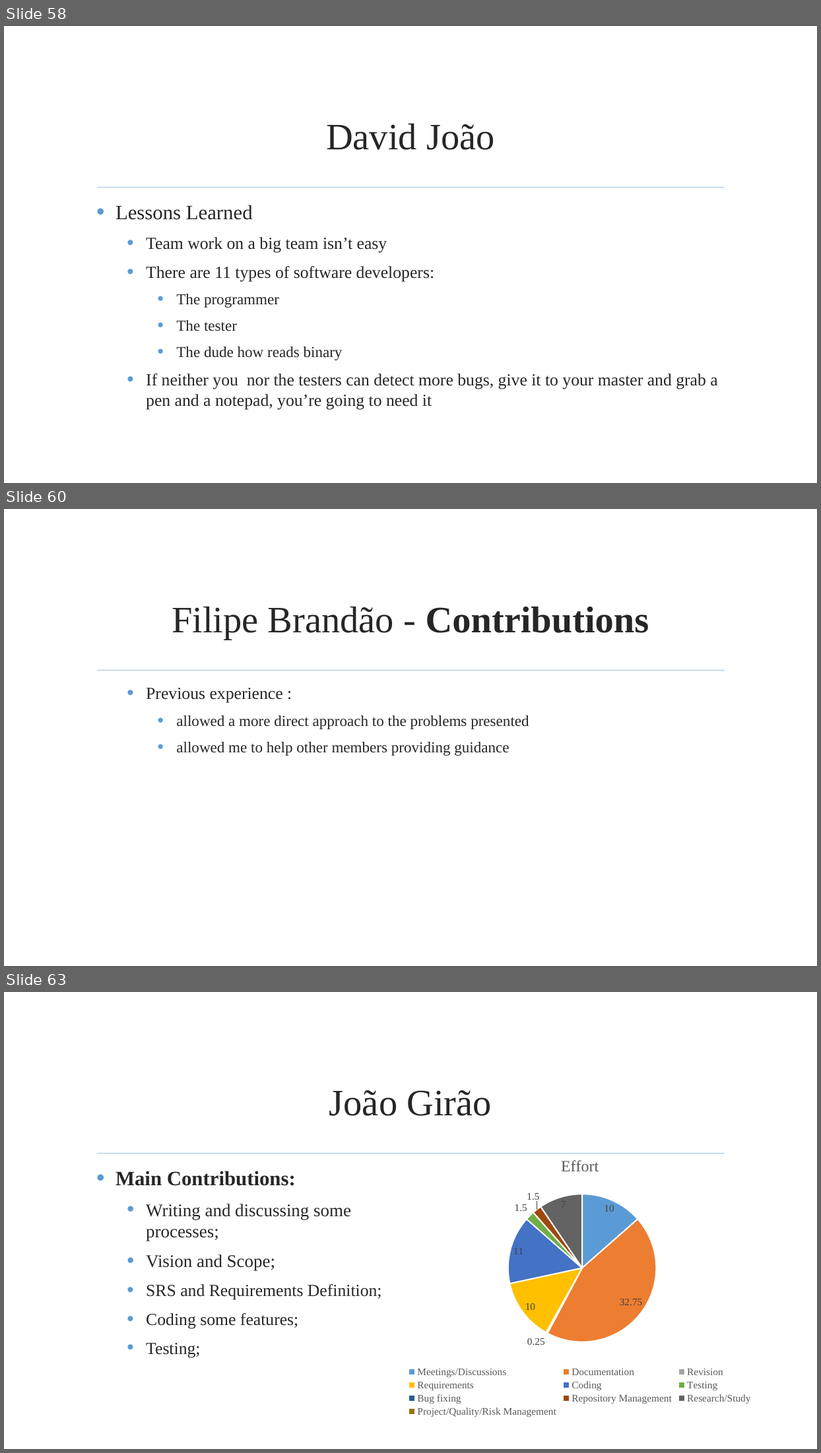
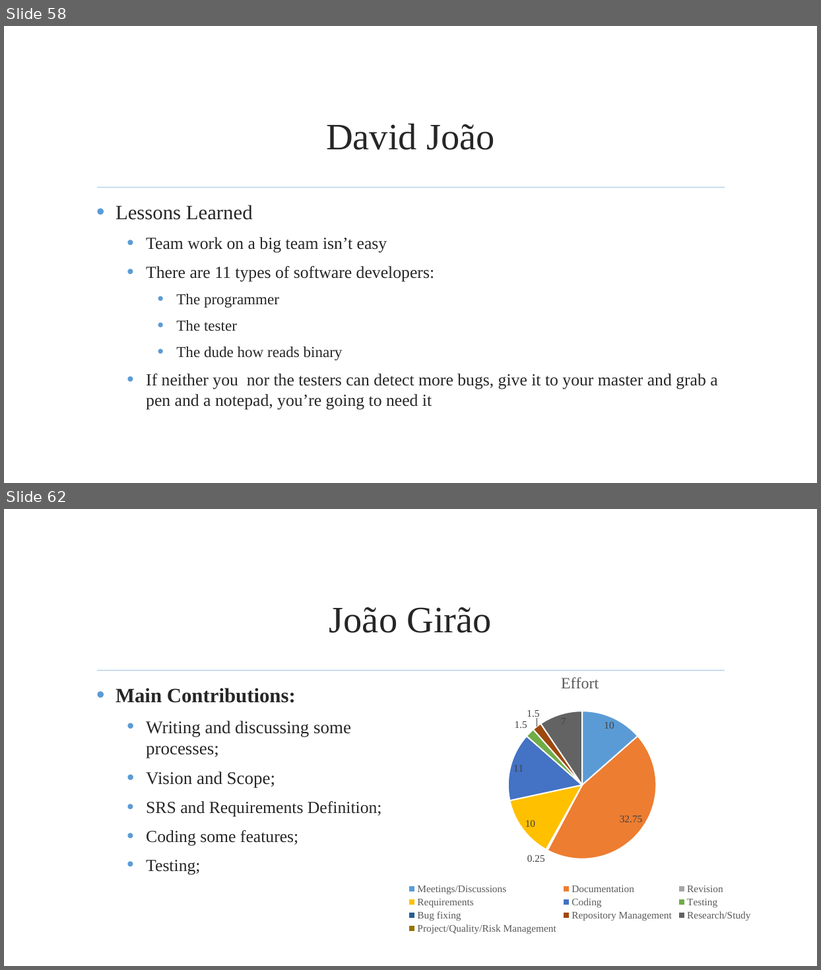
Before and after one commit to jmgirao/projetosoftware1213, a slide deck: Final Presentation/Presentation.pptx. Shown one above the other, each under a label of ours: slides 58, 60 and 63 before the commit, slides 58 and 62 after it; the slides between them are not shown. The pictures are 821x1453 and 821x970 pixels, drawn with LibreOffice and Linux fonts; fonts in the diff are those of the drawing; background and template pictures are left out. Boxes give left, top, right and bottom in pixels: in the first picture for what was removed or moved away, otherwise in the second. Text is boxed around its words. In the diff, an @@ line names an element or a change of style, - is before the commit and + after.

```diff
--- a/Final Presentation/Presentation.pptx
+++ b/Final Presentation/Presentation.pptx
@@ slide 60 removed at (x1=4, y1=509, x2=817, y2=966), background picture (left out); not listed: 1 template element that a slide beside it also shows @@
@@ title removed at (x1=172, y1=607, x2=649, y2=640) @@
-Filipe Brandão - Contributions
@@ text removed at (x1=146, y1=688, x2=529, y2=756) @@
-  • Previous experience :
-    • allowed a more direct approach to the problems presented
-    • allowed me to help other members providing guidance
@@ what was slide 63 is now slide 62 @@
```
Also in this commit, not shown: 2 slides changed, 1 slide added, 1 other slide removed.
